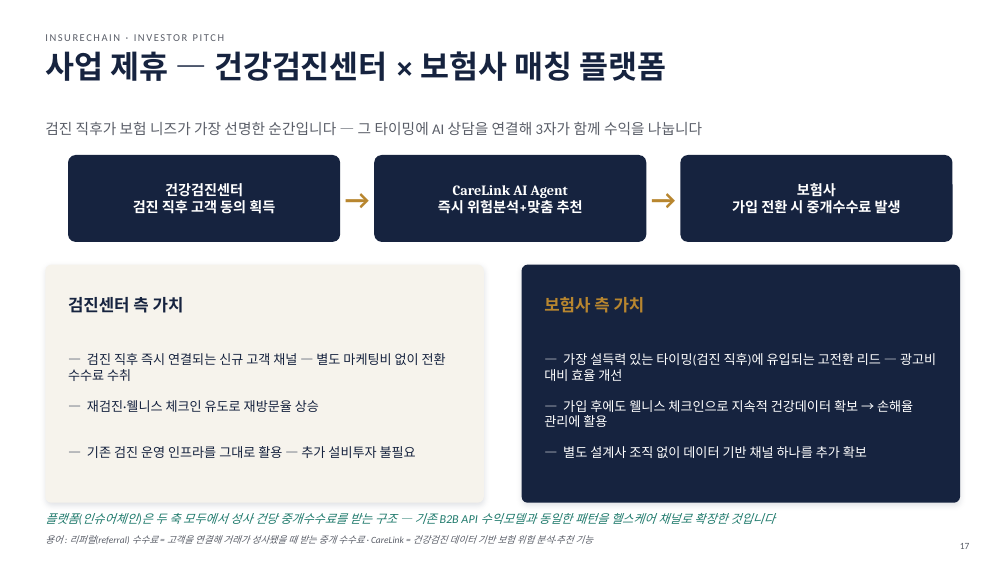
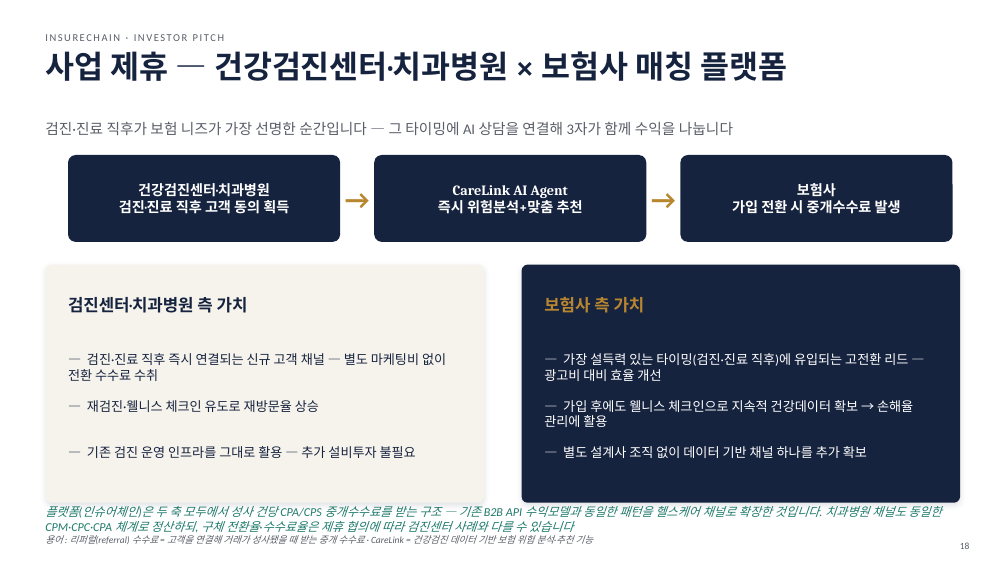
Before and after one commit to leeyonsei78/capstone_project_alpha, a slide deck: slide 18 of 인슈어체인_투자피칭_발표자료.pptx (slide 17 before the commit). Drawn at 1008x567 pixels with LibreOffice and Linux fonts; fonts in the diff are those of the drawing. Boxes give left, top, right and bottom in pixels: in the first picture for what was removed or moved away, otherwise in the second. Text is boxed around its words. In the diff, an @@ line names an element or a change of style, - is before the commit and + after.

```diff
--- a/인슈어체인_투자피칭_발표자료.pptx
+++ b/인슈어체인_투자피칭_발표자료.pptx
@@ title at <box>45,51,787,81</box>: text changed @@
-사업 제휴 — 건강검진센터 × 보험사 매칭 플랫폼
+사업 제휴 — 건강검진센터·치과병원 × 보험사 매칭 플랫폼
@@ text at <box>45,121,733,135</box>: text changed @@
-검진 직후가 보험 니즈가 가장 선명한 순간입니다 — 그 타이밍에 AI 상담을 연결해 3자가 함께 수익을 나눕니다
+검진·진료 직후가 보험 니즈가 가장 선명한 순간입니다 — 그 타이밍에 AI 상담을 연결해 3자가 함께 수익을 나눕니다
@@ text at <box>119,183,289,214</box>: text changed @@
-건강검진센터
-검진 직후 고객 동의 획득
+건강검진센터·치과병원
+검진·진료 직후 고객 동의 획득
@@ text at <box>68,297,248,313</box>: text changed @@
-검진센터 측 가치
+검진센터·치과병원 측 가치
@@ text at <box>68,353,446,381</box>: text changed @@
-— 검진 직후 즉시 연결되는 신규 고객 채널 — 별도 마케팅비 없이 전환 수수료 수취
+— 검진·진료 직후 즉시 연결되는 신규 고객 채널 — 별도 마케팅비 없이 전환 수수료 수취
@@ text at <box>544,353,908,381</box>: text changed @@
-— 가장 설득력 있는 타이밍(검진 직후)에 유입되는 고전환 리드 — 광고비 대비 효율 개선
+— 가장 설득력 있는 타이밍(검진·진료 직후)에 유입되는 고전환 리드 — 광고비 대비 효율 개선
@@ text at <box>45,506,941,532</box>: text changed @@
-플랫폼(인슈어체인)은 두 축 모두에서 성사 건당 중개수수료를 받는 구조 — 기존 B2B API 수익모델과 동일한 패턴을 헬스케어 채널로 확장한 것입니다
+플랫폼(인슈어체인)은 두 축 모두에서 성사 건당 CPA/CPS 중개수수료를 받는 구조 — 기존 B2B API 수익모델과 동일한 패턴을 헬스케어 채널로 확장한 것입니다. 치과병원 채널도 동일한 CPM·CPC·CPA 체계로 정산하되, 구체 전환율·수수료율은 제휴 협의에 따라 검진센터 사례와 다를 수 있습니다
@@ page number at <box>960,542,970,549</box>: text changed @@
-17
+18
```
Also in this commit, not shown: 2 other slides changed, 1 slide added, 1 other file.
